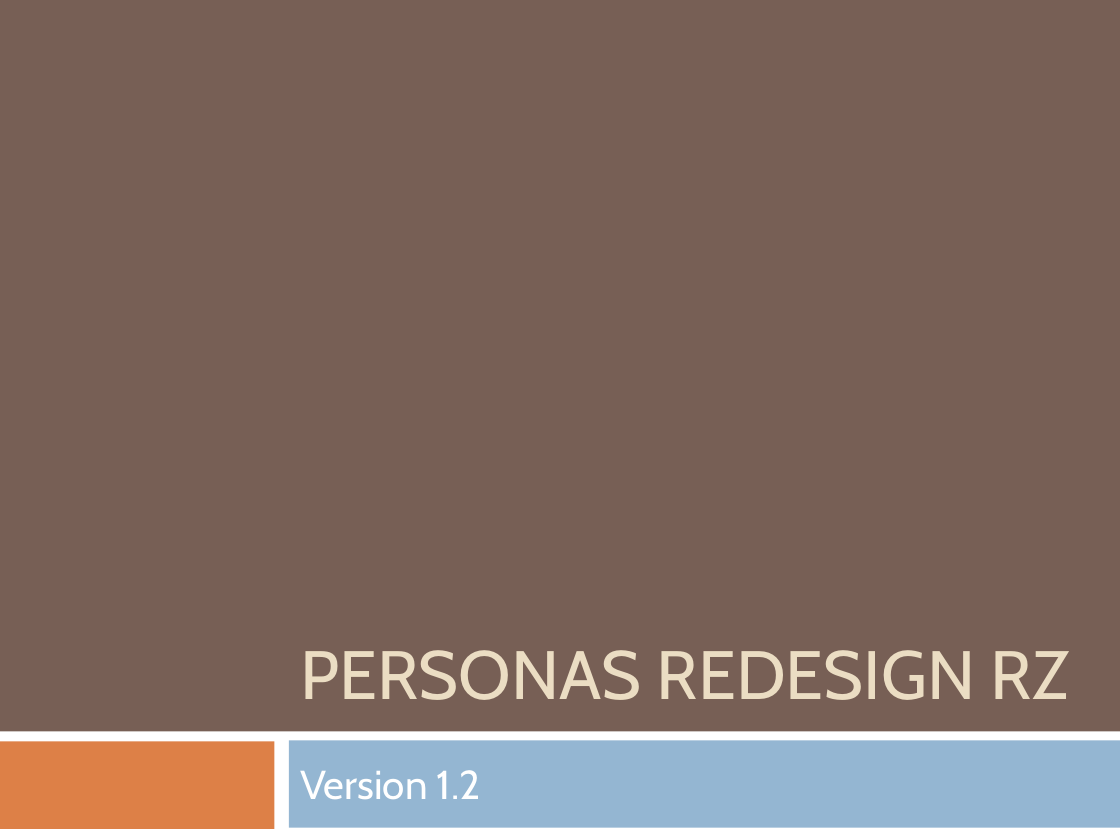
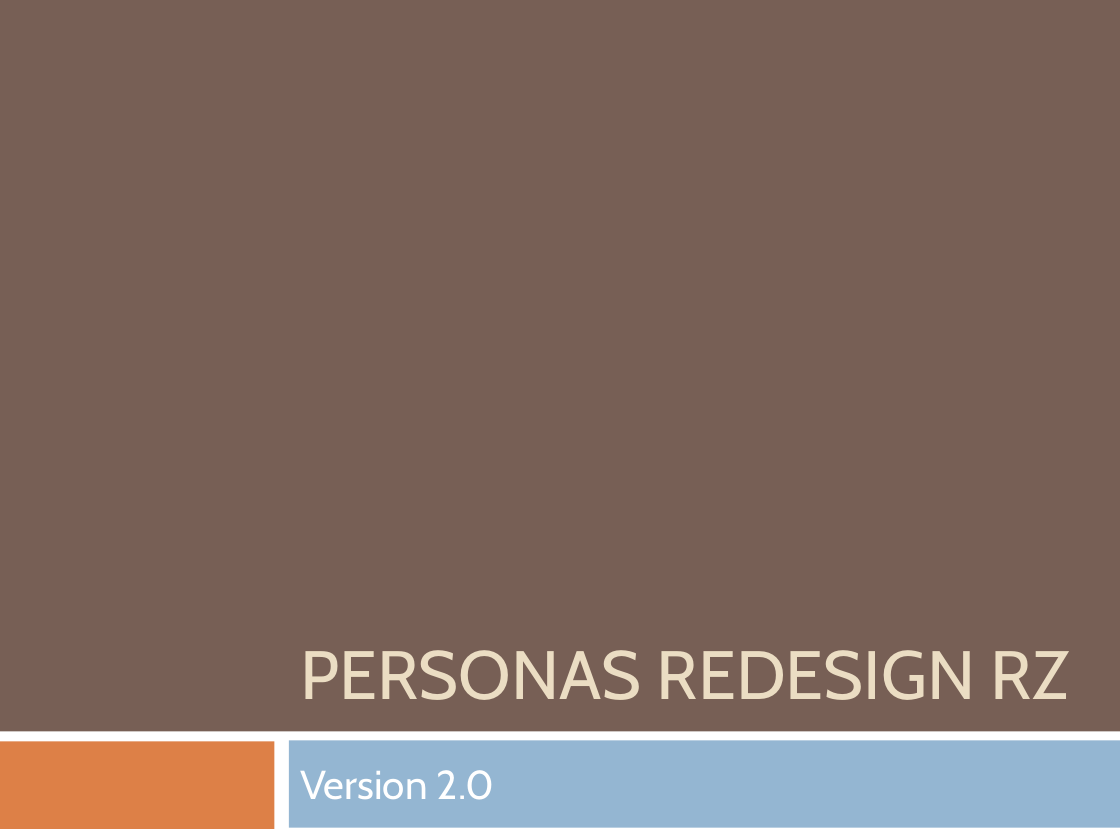
Before and after one commit to pinkdroyd/redesign-ur-rz, a slide deck: slide 1 of Personas und Szenarien/Personas_Redesign_RZ.pptx. Drawn at 1120x840 pixels with LibreOffice and Linux fonts; fonts in the diff are those of the drawing. Boxes give left, top, right and bottom in pixels: in the first picture for what was removed or moved away, otherwise in the second. Text is boxed around its words. In the diff, an @@ line names an element or a change of style, - is before the commit and + after.

Commit message:
final version personas und Szenarien

```diff
--- a/Personas und Szenarien/Personas_Redesign_RZ.pptx
+++ b/Personas und Szenarien/Personas_Redesign_RZ.pptx
@@ subtitle at (x1=300, y1=770, x2=495, y2=800): text changed @@
-Version 1.2
+Version 2.0
```
Also in this commit, not shown: 16 other slides changed, 1 other file.
